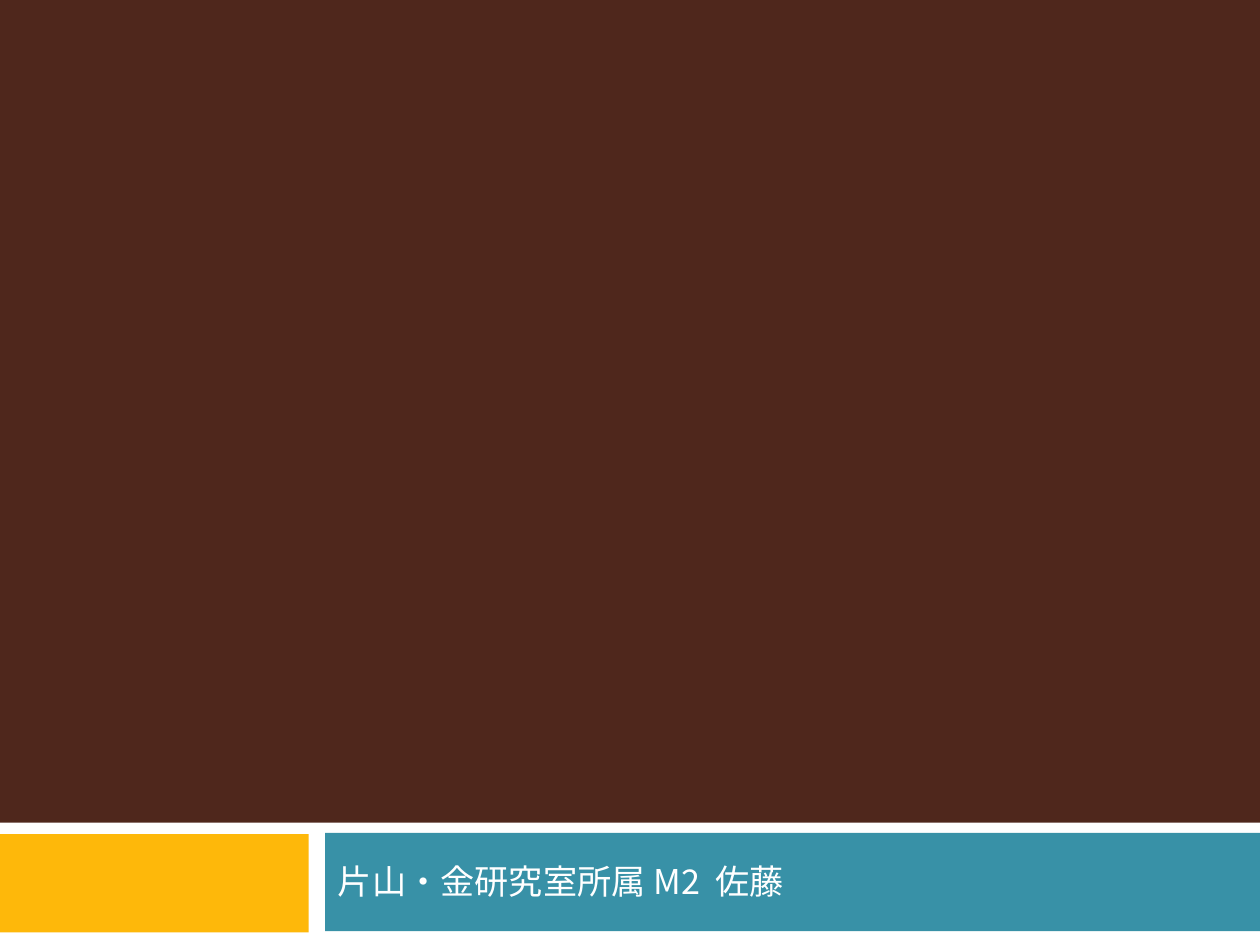
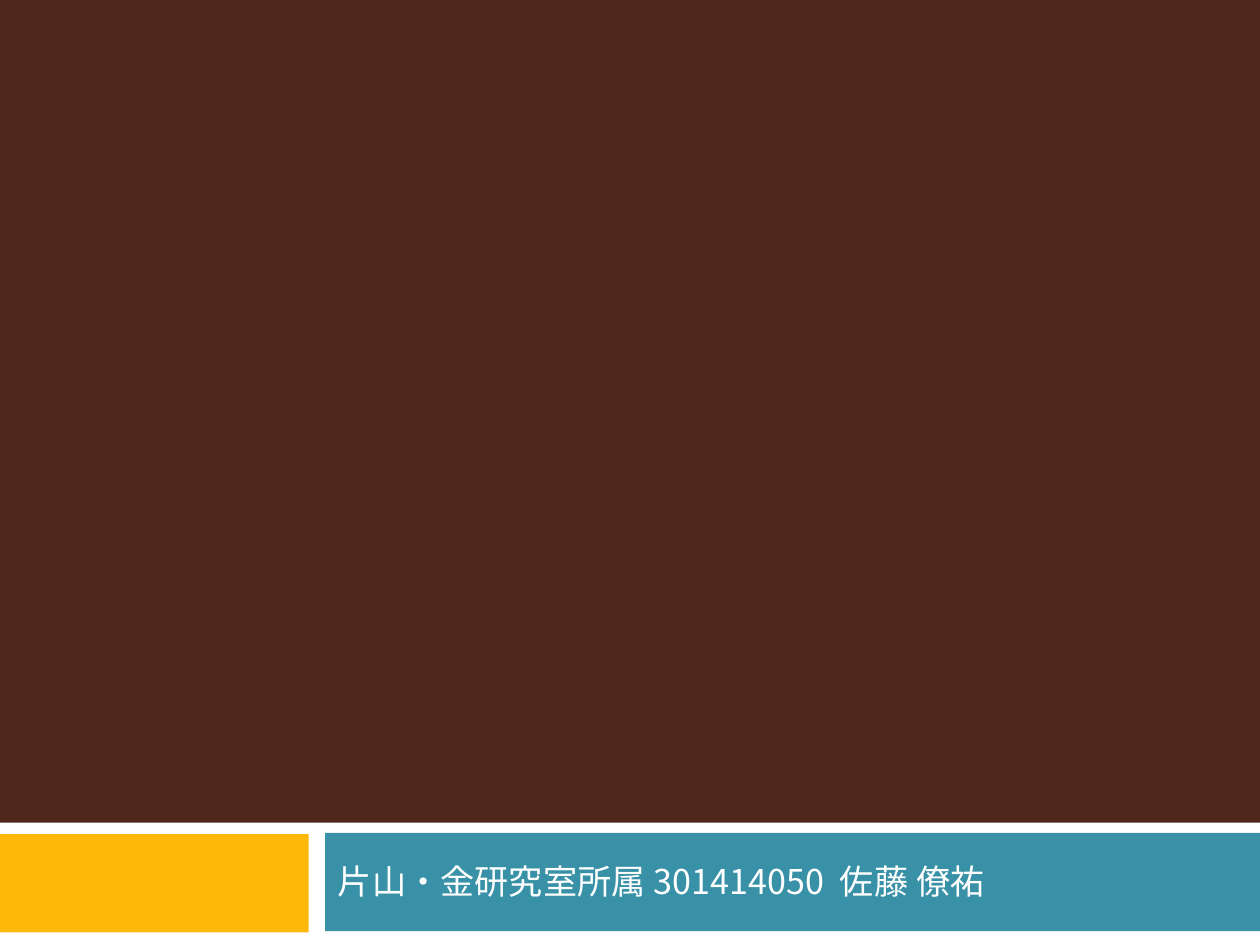
Before and after one commit to Izulabo-nitech/Distributed_Complexity_of_k-Maximal_Independent_Set_Verification, a slide deck: slide 1 of MT/修論審査会用発表資料.pptx. Drawn at 1260x945 pixels with LibreOffice and Linux fonts; fonts in the diff are those of the drawing; grey boxes stand for pictures. Boxes give left, top, right and bottom in pixels: in the first picture for what was removed or moved away, otherwise in the second. Text is boxed around its words. In the diff, an @@ line names an element or a change of style, - is before the commit and + after.

```diff
--- a/MT/修論審査会用発表資料.pptx
+++ b/MT/修論審査会用発表資料.pptx
@@ subtitle at box(338, 865, 984, 897): text changed @@
-片山・金研究室所属 M2 佐藤
+片山・金研究室所属 301414050 佐藤 僚祐
```
Also in this commit, not shown: 1 other slide changed.
